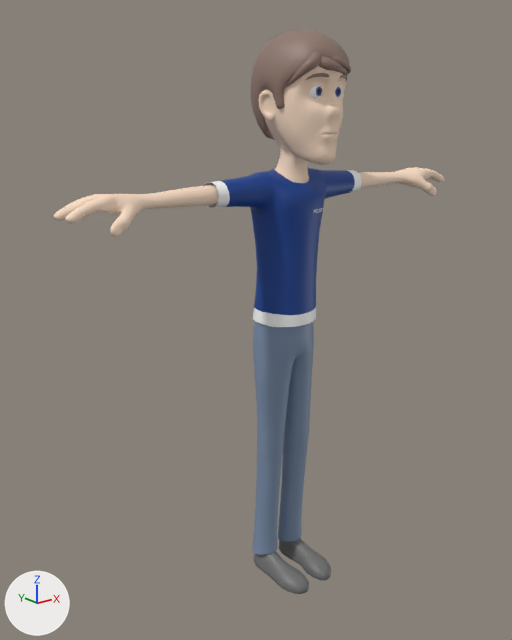
An edit to the glTF model webxr/assets/rastin_6.glb, drawn before and after from the same camera.
Both versions are drawn from a 50 mm lens placed at (-1.311, -1.451, 1.431), pointed at (-0.101, 0.062, 0.826). The axes (+X, +Y, +Z) are drawn at lower left. The lights are the same throughout. Where no turn or scale is listed for an object, it has been applied to the vertices. Vertices at the same position are counted once.

The older version as bpy lines, for what is in view:
```python
ob_character_mesh = bpy.data.objects.new('Character_Mesh', me_plane_002)
ob_character_mesh.location = (0.0, 0.0, 0.0)
ob_eyes = bpy.data.objects.new('Eyes', me_cube_002)
ob_eyes.location = (0.0, 0.0, 0.0)
ob_hair1 = bpy.data.objects.new('Hair1', me_cube_003)
ob_hair1.location = (0.0, 0.0, 0.0)
ob_hair2 = bpy.data.objects.new('Hair2', me_circle_001)
ob_hair2.location = (0.0, 0.0, 0.0)
ob_pants = bpy.data.objects.new('Pants', me_plane_001)
ob_pants.location = (0.0, 0.0, 0.0)
ob_t_shirt = bpy.data.objects.new('T-Shirt', me_plane_003)
ob_t_shirt.location = (0.0, 0.0, 0.0)
```
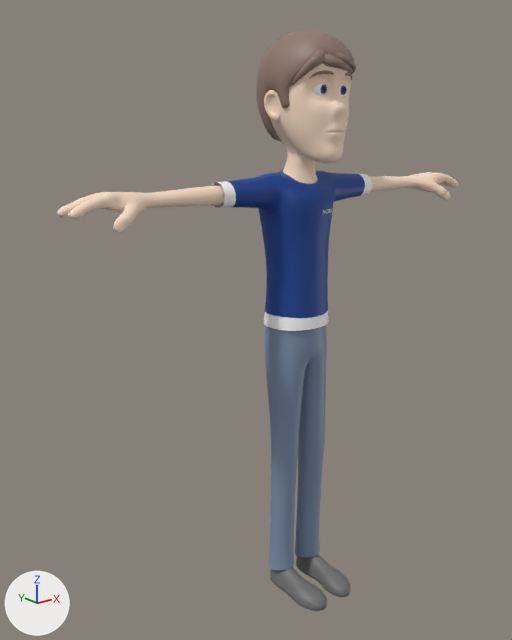
Pixel boxes (x1, y1, x2, y2) of what changed, in the pictures (512 x 640 px):
'Character_Mesh', reshaped
    before: (54, 66, 445, 594)
    after: (57, 64, 459, 611)
'Pants', reshaped
    before: (253, 321, 314, 555)
    after: (264, 325, 327, 570)
'T-Shirt', reshaped
    before: (203, 167, 362, 327)
    after: (210, 169, 372, 331)
'Hair1', reshaped
    before: (251, 29, 350, 140)
    after: (256, 30, 354, 141)
'Hair2', reshaped
    before: (287, 52, 351, 87)
    after: (291, 49, 356, 86)
'Eyes', reshaped
    before: (309, 86, 342, 99)
    after: (314, 84, 347, 97)

What changed in the scene script:
```text
Change mat_hair_001:
    where n0 = _N.new('ShaderNodeBsdfPrincipled'); n0.name = 'Principled BSDF'
    add n0.inputs[0].default_value = (0.276, 0.185, 0.151, 1.0)  # 'Base Color', brown #8f776c
    remove n2 = _N.new('ShaderNodeMix'); n2.name = 'Mix'
    remove n2.data_type = 'RGBA'
    remove n2.blend_type = 'MULTIPLY'
    remove n2.inputs[0].default_value = 1.0  # 'Factor'
    remove n2.inputs[7].default_value = (0.276, 0.185, 0.151, 1.0)  # 'B', brown #8f776c
    remove n3 = _N.new('ShaderNodeVertexColor'); n3.name = 'Color Attribute'
    remove _L.new(n2.outputs[2], n0.inputs[0])  # 'Result' to 'Base Color'
    remove _L.new(n3.outputs[0], n2.inputs[6])  # 'Color' to 'A'
Change me_plane_002:
    where me_plane_002.from_pydata(...)  # 9301 vertices, 18376 faces; spans x -0.69..0.69, y -0.13..0.12, z -0.02..1.58
    used by ob_character_mesh; location = (0.0, 0.0, 0.0)
    me_plane_002 part 1: the whole mesh is multiplied about its middle by the matrix ((0.999, 0.035, 0.016), (-0.036, 0.998, 0.06), (-0.014, -0.061, 0.998)), then moved by (0.0, -0.05, 0.0)
Change me_cube_002:
    where me_cube_002.from_pydata(...)  # 548 vertices, 1088 faces; spans x -0.0527..0.0689, y -0.0981..-0.04, z 1.4194..1.474
    used by ob_eyes; location = (0.0, 0.0, 0.0)
    me_cube_002 part 2: the whole mesh is multiplied about its middle by the matrix ((0.999, 0.035, 0.016), (-0.036, 0.998, 0.06), (-0.014, -0.061, 0.998)), then moved by (0.007, -0.0115, 0.0031)
Change me_cube_003:
    where me_cube_003.from_pydata(...)  # 546 vertices, 1088 faces; spans x -0.11..0.119, y -0.125..0.141, z 1.319..1.598
    used by ob_hair1; location = (0.0, 0.0, 0.0)
    remove me_cube_003.materials.append(mat_hair_002)  # brown #8f776c
    me_cube_003 part 3: the whole mesh is multiplied about its middle by the matrix ((0.999, 0.035, 0.016), (-0.036, 0.998, 0.06), (-0.014, -0.061, 0.998)), then moved by (0.01, -0.011, -0.002)
    add me_cube_003.materials.append(mat_hair_001)  # brown #8f776c
Change me_circle_001:
    where me_circle_001.from_pydata(...)  # 579 vertices, 1104 faces; spans x -0.09..0.098, y -0.13..-0.043, z 1.457..1.538
    used by ob_hair2; location = (0.0, 0.0, 0.0)
    remove me_circle_001.materials.append(mat_hair_002)  # brown #8f776c
    me_circle_001 part 4: the whole mesh is multiplied about its middle by the matrix ((0.999, 0.035, 0.016), (-0.036, 0.998, 0.06), (-0.014, -0.061, 0.998)), then moved by (0.007, -0.008, 0.004)
    add me_circle_001.materials.append(mat_hair_001)  # brown #8f776c
Change me_plane_001:
    where me_plane_001.from_pydata(...)  # 773 vertices, 1488 faces; spans x -0.106..0.096, y -0.025..0.119, z 0.044..0.857
    used by ob_pants; location = (0.0, 0.0, 0.0)
    me_plane_001 part 5: the whole mesh is multiplied about its middle by the matrix ((0.999, 0.035, 0.016), (-0.036, 0.998, 0.06), (-0.014, -0.061, 0.998)), then moved by (-0.005, -0.071, -0.002)
Change me_plane_003:
    where me_plane_003.from_pydata(...)  # 984 vertices, 1872 faces; spans x -0.269..0.272, y -0.037..0.128, z 0.814..1.251
    used by ob_t_shirt; location = (0.0, 0.0, 0.0)
    me_plane_003 part 6: the whole mesh is multiplied about its middle by the matrix ((0.999, 0.035, 0.016), (-0.036, 0.998, 0.06), (-0.014, -0.061, 0.998)), then moved by (0.005, -0.036, -0.003)
```
